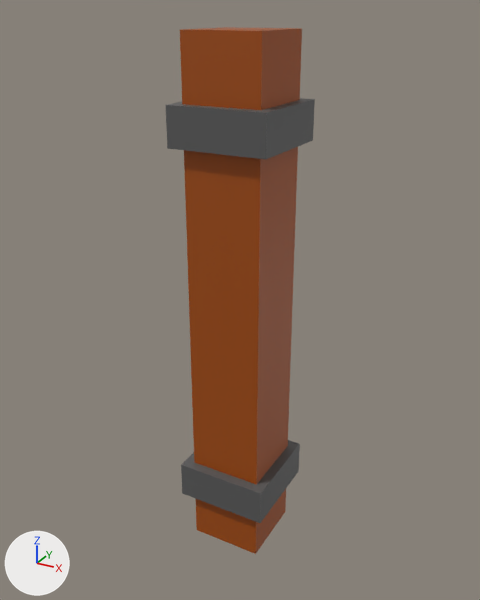
An edit to the FBX model models/Tiles.fbx, drawn before and after from the same camera.
Both versions are drawn from a camera (50 mm lens) standing at (0.0274, -0.0503, 0.0515) and looking at (-0.0009, 0.0012, 0.0258). The axes (+X, +Y, +Z) are drawn at lower left. The lights are the same throughout. Where no turn or scale is listed for an object, it has been applied to the vertices.

Names of what the first picture shows: 'Pillar_Wood'.
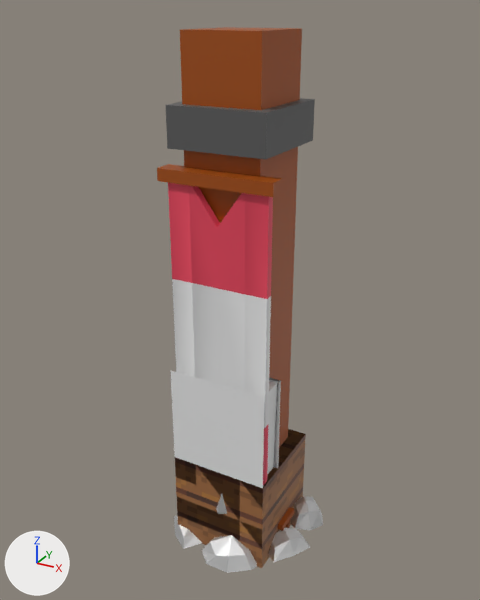
Pixel boxes (x1, y1, x2, y2) of what changed, in the pictures (480 x 600 px):
'Banner', added
    after: (157, 164, 283, 485)
    faces in mat_banner (red #e7455d): (168, 183, 273, 485)
    faces in mat_bannerlogo (white #e7e7e7): (172, 279, 271, 428)
    faces in mat_wood (brown #a14b00): (157, 164, 283, 197)
'Door', added
    after: (171, 371, 281, 488)
'Cube', added (brown)
    after: (175, 429, 306, 568)
'fireplace', added
    after: (174, 496, 323, 573)
'Bench', added
    after: (278, 507, 294, 531)
'gems', added
    after: (216, 494, 227, 514)

Patch to the scene script:
```diff
--- a/models/Tiles.fbx.py
+++ b/models/Tiles.fbx.py
@@ ob_banner @@
+ob_banner = bpy.data.objects.new('Banner', me_banner)  # 48 vertices, 42 faces; spans x -0.0054..0.0054, y -0.005..-0.0033, z 0.0033..0.0393; in mat_wood (brown #a14b00), mat_banner (red #e7455d), mat_bannerlogo (white #e7e7e7)
+ob_banner.location = (0.0, 0.0, 0.0)
@@ ob_fireplace @@
+ob_fireplace = bpy.data.objects.new('fireplace', me_fireplace)  # 148 vertices, 198 faces; spans x -0.0078..0.0084, y -0.0073..0.0078, z -0.0001..0.0092; in mat_14_brown_lightest_001 (white #e7e7e7), mat_11_brown_medium_001 (white #e7e7e7)
+ob_fireplace.location = (0.0, 0.0, 0.0)
@@ ob_cube @@
+ob_cube = bpy.data.objects.new('Cube', me_cube)  # a box spanning x -0.005..0.005, y -0.005..0.005, z 0.0..0.01; in mat_material (picture img_tiles_4_png)
+ob_cube.location = (0.0, 0.0, 0.0)
@@ ob_bench @@
+ob_bench = bpy.data.objects.new('Bench', me_bench)  # 40 vertices, 26 faces; spans x -0.00558..0.00558, y -0.00144..0.00144, z 0.0..0.00289; in mat_wood (brown #a14b00)
+ob_bench.location = (0.0, 0.0, 0.0)
@@ ob_door @@
+ob_door = bpy.data.objects.new('Door', me_door)  # 24 vertices, 12 faces; spans x -0.005..0.005, y -0.005..-0.0017, z 0.0..0.02; in mat_door (white #e7e7e7)
+ob_door.location = (0.0, 0.0, 0.0)
@@ ob_gems @@
+ob_gems = bpy.data.objects.new('gems', me_gems)  # 99 vertices, 98 faces; spans x -0.00646..0.0045, y -0.00527..0.00432, z -0.00134..0.01333; in mat_44_blue (white #e7e7e7), mat_11_brown_medium (white #e7e7e7)
+ob_gems.location = (0.0, 0.0, 0.0)
```
